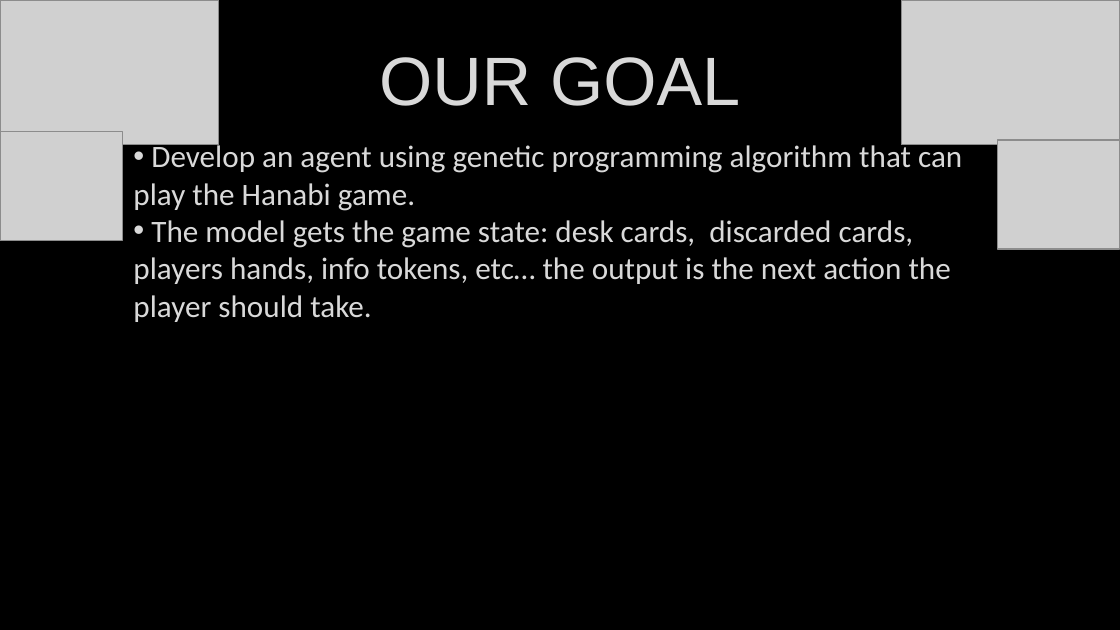
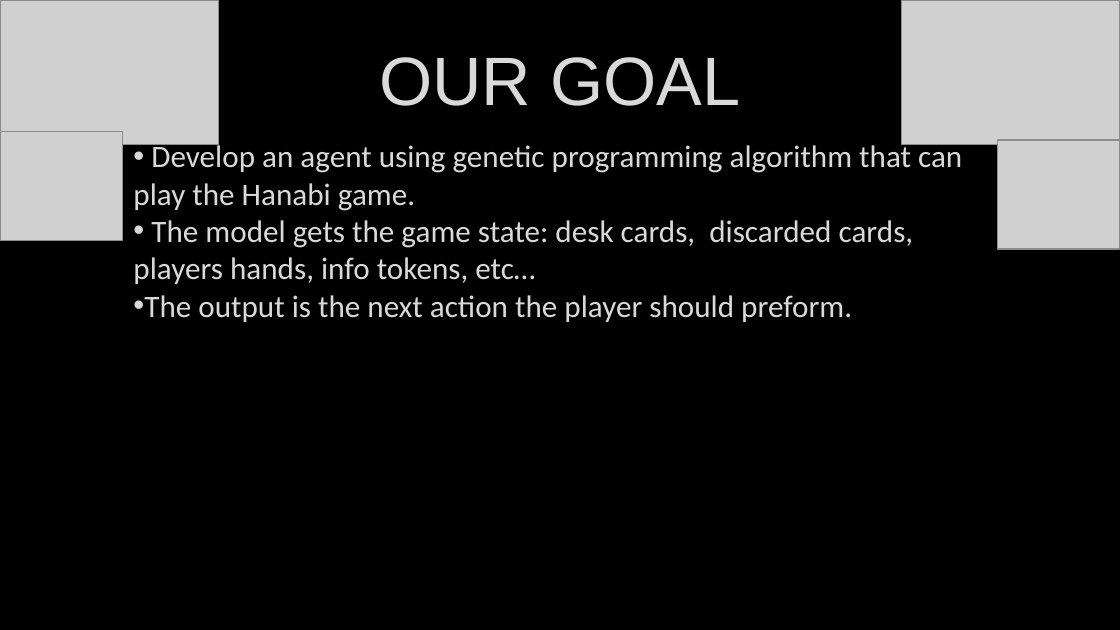
Before and after one commit to Untzi/ec_hanabi, a slide deck: slide 9 of hanabi (1).pptx (slide 8 before the commit). Drawn at 1120x630 pixels with LibreOffice and Linux fonts; fonts in the diff are those of the drawing; grey boxes stand for pictures. Boxes give left, top, right and bottom in pixels: in the first picture for what was removed or moved away, otherwise in the second. Text is boxed around its words. In the diff, an @@ line names an element or a change of style, - is before the commit and + after.

```diff
--- a/hanabi (1).pptx
+++ b/hanabi (1).pptx
@@ text at [133,220,914,322]: text changed @@
-• The model gets the game state: desk cards, discarded cards, players hands, info tokens, etc… the output is the next action the player should take.
+• The model gets the game state: desk cards, discarded cards, players hands, info tokens, etc…
+• The output is the next action the player should preform.
```
Also in this commit, not shown: 8 other slides changed, 4 slides added.
